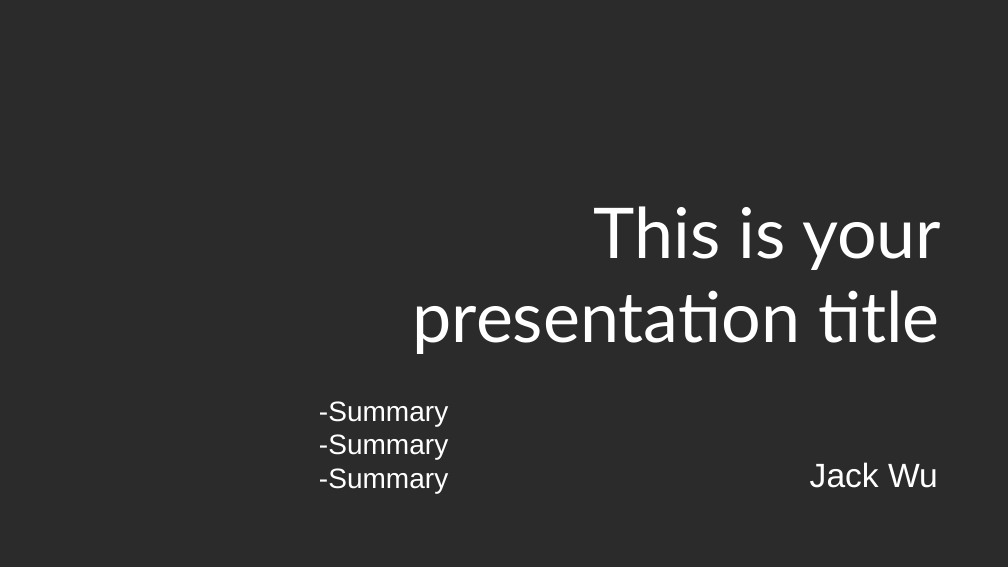
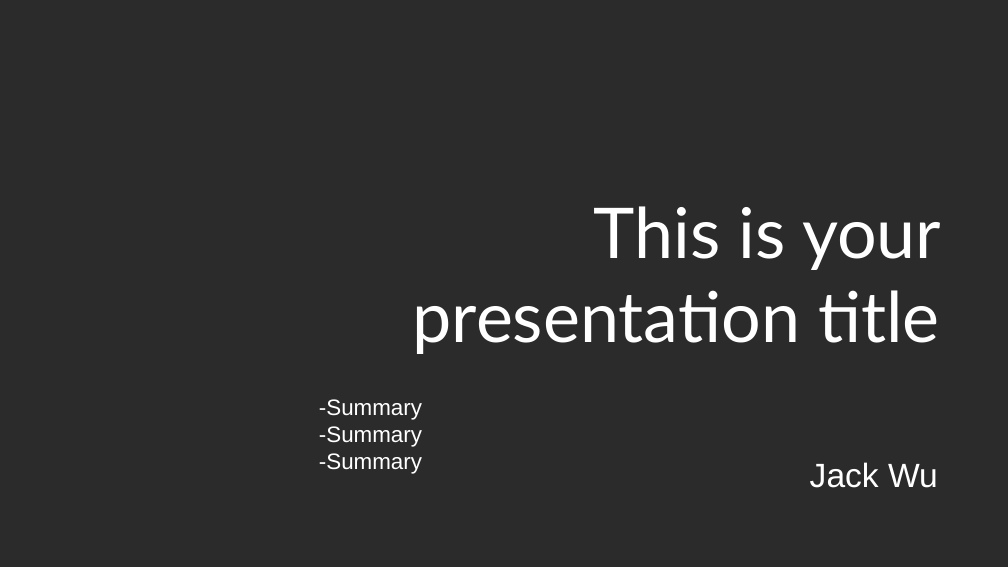
Before and after one commit to Errrneist/Multi-Layer_Perception, a slide deck: slide 1 of Chapter 3/TEMPLATE.pptx. Drawn at 1008x567 pixels with LibreOffice and Linux fonts; fonts in the diff are those of the drawing; background and template pictures are left out; a plain dark background stands for a picture behind light text. Boxes give left, top, right and bottom in pixels: in the first picture for what was removed or moved away, otherwise in the second. Text is boxed around its words. In the diff, an @@ line names an element or a change of style, - is before the commit and + after.

```diff
--- a/Chapter 3/TEMPLATE.pptx
+++ b/Chapter 3/TEMPLATE.pptx
@@ text "-Summary" at (x1=319, y1=399, x2=422, y2=474): size 20 to 16 pt @@
```
Also in this commit, not shown: 6 other files.
